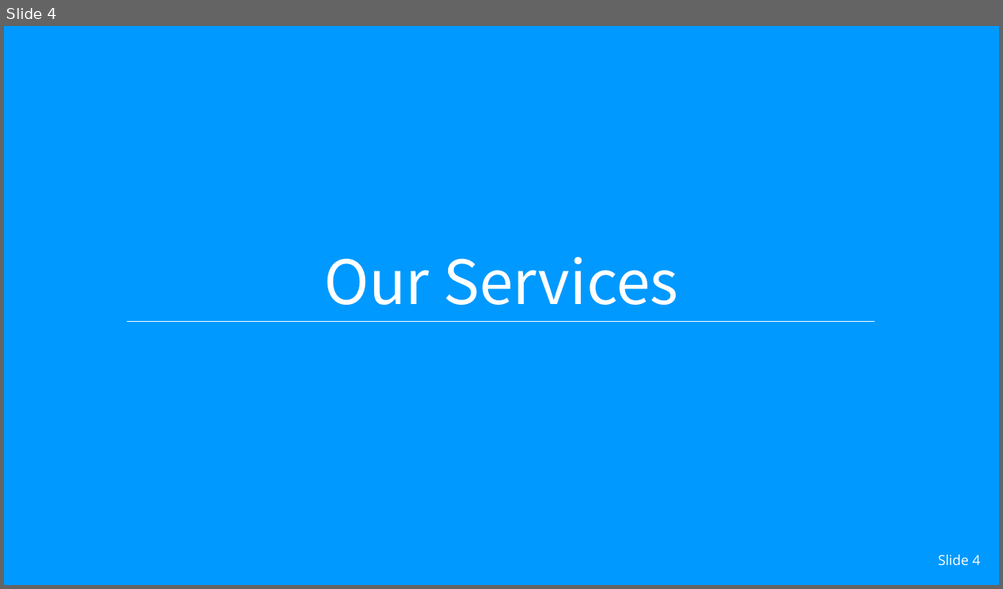
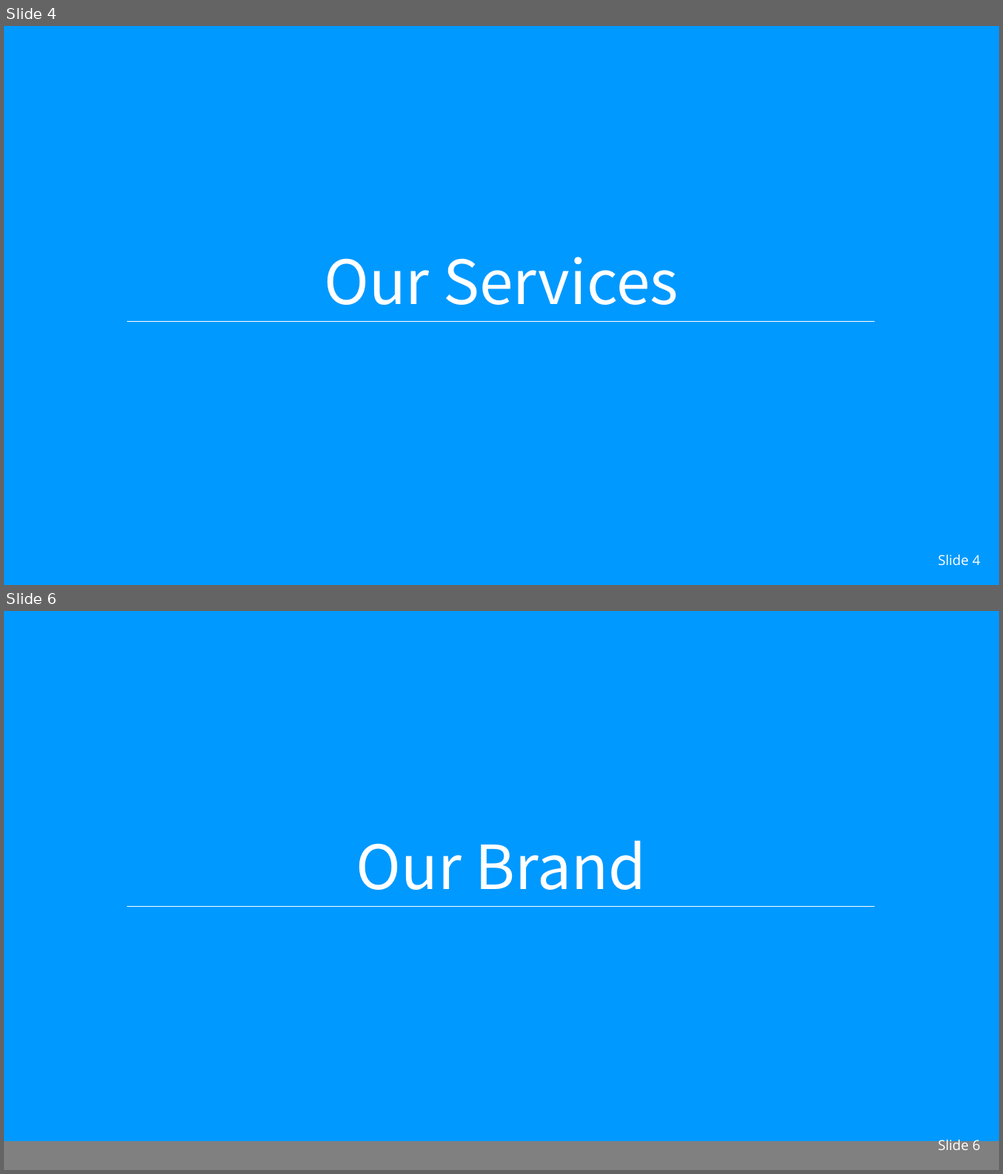
Before and after one commit to zainabaaboumoussa/taketaxi_template, a slide deck: Presentations/TakeTaxi_2018_2019.pptx. Shown one above the other, each under a label of ours: slide 4 before the commit, slides 4 and 6 after it; the slides between them are not shown. The pictures are 1003x589 and 1003x1174 pixels, drawn with LibreOffice and Linux fonts; fonts in the diff are those of the drawing. Boxes give left, top, right and bottom in pixels: in the first picture for what was removed or moved away, otherwise in the second. Text is boxed around its words. In the diff, an @@ line names an element or a change of style, - is before the commit and + after.

Commit message:
j'ai ajouté 2 slides sur suvey & brand

```diff
--- a/Presentations/TakeTaxi_2018_2019.pptx
+++ b/Presentations/TakeTaxi_2018_2019.pptx
@@ slide 6 added at (4,611,999,1170), background #0099FF; not listed: 1 template element that a slide beside it also shows @@
@@ title added at (356,840,646,890), 88 pt, text #FFFFFF @@
+Our Brand
@@ rectangle added at (4,1142,999,1170), fill #808080 @@
@@ page number added at (938,1138,980,1150), 20 pt, text #FFFFFF @@
+Slide 6
```
Also in this commit, not shown: 3 slides changed, 2 other slides added, 1 slide removed.
